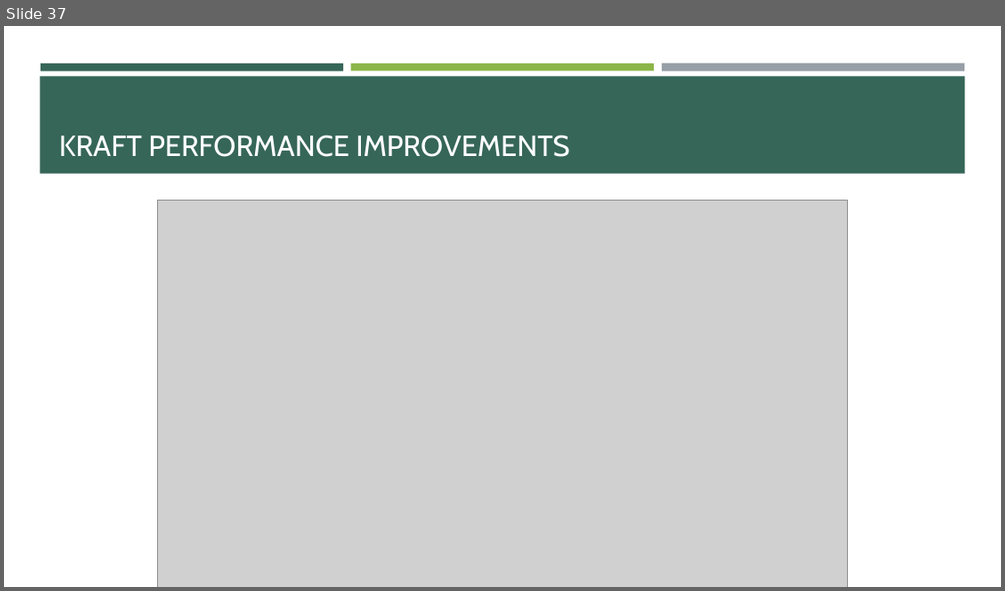
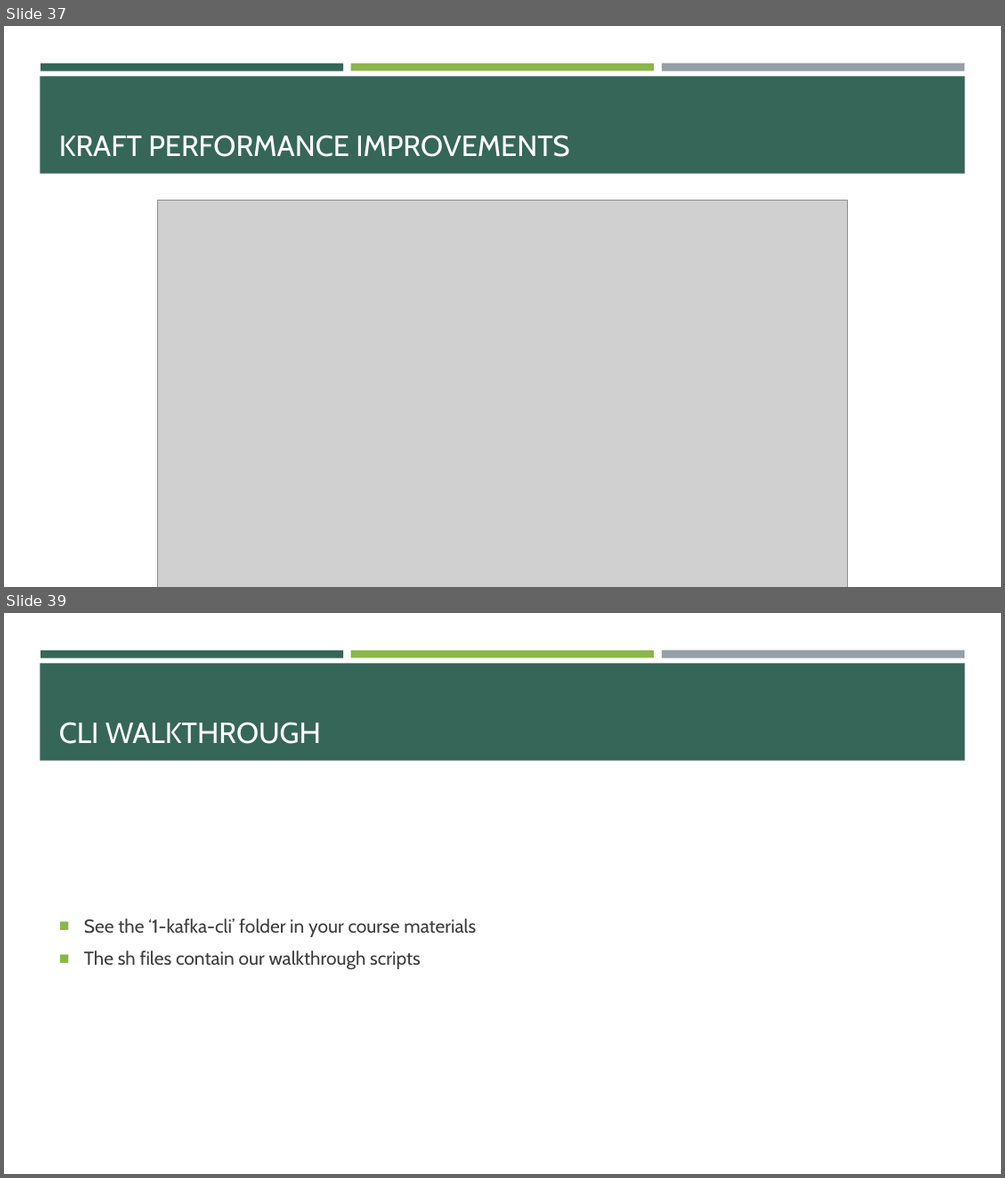
Before and after one commit to e-m-wilson/data_engineering, a slide deck: kafka/Kafka.pptx. Shown one above the other, each under a label of ours: slide 37 before the commit, slides 37 and 39 after it; the slides between them are not shown. The pictures are 1005x591 and 1005x1178 pixels, drawn with LibreOffice and Linux fonts; fonts in the diff are those of the drawing; grey boxes stand for pictures. Boxes give left, top, right and bottom in pixels: in the first picture for what was removed or moved away, otherwise in the second. Text is boxed around its words. In the diff, an @@ line names an element or a change of style, - is before the commit and + after.

```diff
--- a/kafka/Kafka.pptx
+++ b/kafka/Kafka.pptx
@@ slide 39 added at (4,613,1001,1174), background #FFFFFF; not listed: 4 template elements that a slide beside it also shows @@
@@ title added at (59,722,321,744), 28 pt, text #FFFFFF @@
+CLI WALKTHROUGH
@@ text added at (84,918,476,969), 18 pt, text #3D3D3D @@
+■ See the ‘1-kafka-cli’ folder in your course materials
+■ The sh files contain our walkthrough scripts
```
Also in this commit, not shown: 2 slides changed, 6 other slides added, 21 other files.
